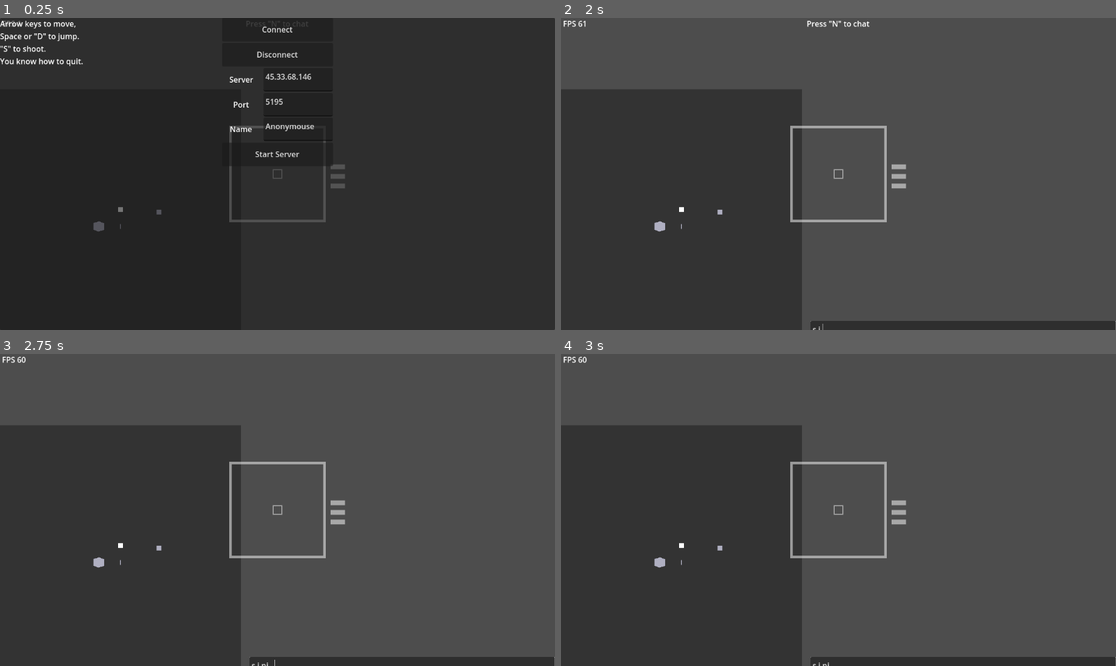
Above: before the commit, frames 1-4 (two rows, left to right).
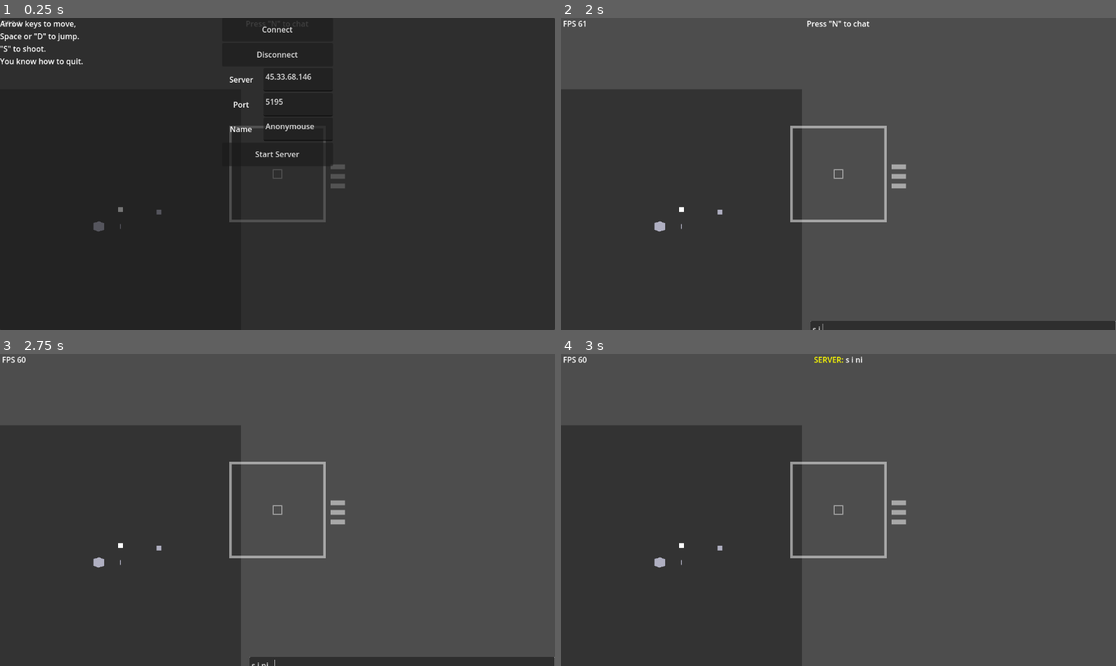
Above: after the commit, the same moments.

Repository: Gabooot/rebuild
Game: Godot game, scene res://game.tscn
Same seed, same stepped clock (60 frames per second), same inputs: the game is played once before the commit and once after it.
Inputs:
- Up to frame 1 (0.25 s): no input
- Up to frame 2 (2 s): click "Connect" at 0.5 s; tap N (toggle_all_chat) at 1.25 s; hold Right (turn_right) from 1.28 s (still down); tap S (shoot) at 1.35 s; tap Space (jump) at 1.52, 1.82 s; tap I (spawn) at 1.55 s
- Up to frame 3 (2.75 s): tap N (toggle_all_chat) at 2 s; release Right (turn_right) at 2.03 s; hold Down (move_backward) from 2.03 s (still down); tap I (spawn) at 2.1 s; tap Space (jump) at 2.27, 2.3, 2.57 s
- Up to frame 4 (3 s): tap Enter at 2.75 s; release Down (move_backward) at 2.78 s; hold Right (turn_right) from 2.78 s (still down); hold Space (jump) from 2.78 s (still down)

Frames 1-3 are identical in both runs. In frame 4, 1.7% of the frame differs, in the area x 44-100%, y 0-100%.
Error before the commit: Invalid access to property or key 'player_slot' on a base object of type 'null instance'. (res://input_field.gd:17)

Commit message:
Semi-functional now with messaging

Diff:
--- a/ENET.gd
+++ b/ENET.gd
@@ -22,18 +22,26 @@
 	var server = ENetMultiplayerPeer.new()
 	var err = server.create_server(port)
 	if err != 0:
+		print("Error: ", err)
 		return err
 	else:
 		multiplayer.set_multiplayer_peer(server)
 		multiplayer.peer_connected.connect(_on_client_connected)
 		multiplayer.peer_disconnected.connect(_on_client_disconnected)
-		return 0
+		base.player_disconnected.connect(_disconnect_client)
+		return OK
 
 func start_client(address : String, port : int) -> Error:
 	var client = ENetMultiplayerPeer.new()
 	var error = client.create_client(address, port)
 	multiplayer.set_multiplayer_peer(client)
 	return error
+
+func disconnect_client() -> void:
+	multiplayer.get_multiplayer_peer().disconnect_peer(0)
+	self.client_queue = []
+	self.current_patient = null
+	self.active_ids = []
 
 @rpc("reliable")
 func add_player(player_array : Array, tank_type : String) -> void:
@@ -44,7 +52,23 @@
 	self._add_client(id)
 
 func _on_client_disconnected(id):
+	rpc("_send_disconnect", id)
+
+@rpc("reliable", "any_peer")
+func _send_message_to_server(message : String) -> void:
+	if multiplayer.is_server():
+		self.rpc("_send_message_to_clients", message, multiplayer.get_remote_sender_id())
+
+@rpc("reliable")
+func _send_message_to_clients(message : String, sender : int) -> void:
+	base.emit_signal("message_received", message, sender)
+
+@rpc("reliable", "call_local")
+func _send_disconnect(id : int) -> void:
 	base.emit_signal("player_disconnected", id)
+
+func _disconnect_client(id : int) -> void:
+	active_ids.erase(id)
 
 func _add_client(id):
 	self.client_queue.append(id)
@@ -76,7 +100,7 @@
 		rpc_id(id, "add_player", player_array, "client")
 	rpc_id(player_array[0], "add_player", player_array, "player")
 	self.add_player(player_array, "server")
-	self.active_ids.append(player_array[1])
+	self.active_ids.append(player_array[0])
 
 @rpc("reliable")
 func sync_new_player(names : Dictionary, passkey : int) -> void:
--- a/Network.gd
+++ b/Network.gd
@@ -29,6 +29,16 @@
 	base.game_logic = base._game_loop
 	return error
 
+func disconnect_client() -> void:
+	%UDP.disconnect_client()
+	%ENET.disconnect_client()
+
+func send_message(message : String) -> void:
+	if multiplayer.is_server():
+		%ENET._send_message_to_clients(message, 0)
+	else:
+		%ENET.rpc_id(0, "_send_message_to_server", message)
+
 #Send unreliable updates (Array of OrderedInputs) via raw UDP.
 func send_updates(updates : Array[OrderedInput]) -> void:
 	#print("Sending updates", multiplayer.is_server())
--- a/UDP.gd
+++ b/UDP.gd
@@ -1,4 +1,6 @@
 extends Node
+
+@onready var base = get_node("/root/game")
 var client = null
 var server = null
 var polling_method : Callable = self._polling_off
@@ -30,10 +32,15 @@
 	print("Starting UDP client at ", address, " ", port)
 	polling_method = self.poll_client
 	input_method = self.send_inputs_to_server
-	var err = client.connect_to_host("127.0.0.1", 5194)
+	var err = client.connect_to_host(address, port)
 	client.put_var(passkey)
-	print("Client error: ", err)
+	#print("Client error: ", err)
 	return err
+
+func disconnect_client() -> void:
+	self.polling_method = self._polling_off
+	self.peers = []
+	client = null
 
 func start_server(port : int) -> Error:
 	server = UDPServer.new()
@@ -41,7 +48,8 @@
 	polling_method = self.poll_server
 	input_method = self.send_inputs_to_clients
 	var error = server.listen(port)
-	print("Server error: ", error)
+	#print("Server error: ", error)
+	base.player_disconnected.connect(_on_player_disconnected)
 	return error
 
 func initialize_new_clients() -> void:
@@ -54,7 +62,7 @@
 			var data = bytes_to_var(packet)
 			print("Received starting data: ", data)
 			if data == %ENET.current_patient[0]:
-				print("not sus")
+				print("New UDP client accepted")
 				%ENET.current_patient[2] = true
 				self.peers.append([peer, data])
 	else:
@@ -100,3 +108,9 @@
 
 func _polling_off() -> Array[OrderedInput]:
 	return []
+
+func _on_player_disconnected(id : int) -> void:
+	for i in range(len(self.peers)):
+		if peers[i][1] == id:
+			peers.pop_at(i)
+			return
--- a/base.gd
+++ b/base.gd
@@ -1,8 +1,9 @@
 extends Node3D
 
 signal tank_hit(shooter, target)
-signal message_received(message, sender)
+signal message_received(message : String, sender : int)
 signal player_added(id : int, player_name : String, type : String)
+signal player_disconnected(id : int)
 
 var player_dictionary := {}
 var game_logic : Callable = self._singleplayer_loop
@@ -16,9 +17,10 @@
 		print("starting server")
 
 	self.player_added.connect(_on_player_added)
+	self.player_disconnected.connect(_on_player_disconnected)
 
 # Called every frame. 'delta' is the elapsed time since the previous frame.
-func _process(_delta):
+func _physics_process(_delta):
 	game_logic.call()
 
 func spawn(location, id_number, environment="server"):
@@ -48,13 +50,9 @@
 	var new_inputs : Array[OrderedInput] = []
 
 	for update in updates:
-		if not multiplayer.is_server():
-			print("update received: ", bytes_to_var(update.to_byte_array()))
 		#print("Getting updates: ", updates)
 		var player = player_dictionary.get(update.id)
 		if player:
-			if not multiplayer.is_server():
-				print("Found player: ", player.tank)
 			player.tank.add_ordered_input(update)
 	#print("Player dictionary: ", self.player_dictionary, " ", multiplayer.is_server())
 
@@ -91,9 +89,20 @@
 			tank_tscn = preload("res://player.tscn")
 
 	new_tank = tank_tscn.instantiate()
-	#new_tank.change_global_position(self._spawn())
 	self.add_child(new_tank)
+	new_tank.change_global_position(self._spawn())
 	return new_tank
 
 func _spawn() -> Vector3:
 	return Vector3(10, 5, 10)
+
+func _on_player_disconnected(id : int) -> void:
+	self.player_dictionary[id].tank.queue_free()
+	self.player_dictionary.erase(id)
+
+func disconnect_client() -> void:
+	for player in self.player_dictionary.values():
+		player.tank.queue_free()
+	self.game_logic = self._singleplayer_loop
+	self.player_dictionary = {}
+	get_node("Network").disconnect_client()
--- a/bullet.gd
+++ b/bullet.gd
@@ -15,7 +15,8 @@
 	var RADAR_SCALE = get_node("/root/game").RADAR_SCALE
 	radar_icon.position = Vector2(self.global_position.x * RADAR_SCALE, self.global_position.z * RADAR_SCALE)
 	# I'm dumb and I can't figure out how to initialize bullet rotation correctly; so I hide it until it updates...
-	radar_icon.global_rotation = -1.570796
+	radar_icon.global_rotation = self.global_rotation.y
+	#print("Radar rotation: ", radar_icon.global_rotation, " Bullet rotation: ", self.global_rotation.y)
 	#radar_icon.visible = false
 	get_node("/root/game/radar/rotater/mover").add_child(radar_icon)
 
@@ -27,6 +28,7 @@
 	var collision = move_and_collide(velocity * delta)
 	if collision:
 		velocity = velocity.bounce(collision.get_normal())
+	self.look_at(self.global_position + self.velocity)
 
 func _exit():
 	radar_icon.queue_free()
--- a/chat_window.gd
+++ b/chat_window.gd
@@ -1,5 +1,6 @@
 extends RichTextLabel
 
+@onready var base = get_node("/root/game")
 var last_message_time = 0
 # Called when the node enters the scene tree for the first time.
 func _ready():
@@ -11,6 +12,11 @@
 		self.text = ""
 
 
-func _on_game_message_received(message, sender):
-	self.text = "[center]" + "[color=yellow]" + sender + ": [/color]" + message + "[center]"
+func _on_game_message_received(message : String, sender : int):
+	var sender_text := "Anonymouse"
+	if sender == 0:
+		sender_text = "SERVER"
+	elif (sender in base.player_dictionary.keys()):
+		sender_text = base.player_dictionary[sender].name
+	self.text = "[center]" + "[color=yellow]" + sender_text + ": [/color]" + message + "[center]"
 	last_message_time = Time.get_ticks_msec()
--- a/client_tank.gd
+++ b/client_tank.gd
@@ -9,20 +9,32 @@
 
 func _ready():
 	self._start_buffer()
+	self._add_radar_icon()
 
 func _physics_process(delta):
 	pass
 
 func _start_buffer() -> void:
-	self.buffer = InputBuffer.new(ServerInput.new(), buffer_length)
+	self.buffer = InputBuffer.new(ServerInput.new(), 1)
+
+func _add_radar_icon() -> void:
+	print("Adding radar icon")
+	var radar_icon = preload("res://radar_tank.tscn")
+	radar_icon = radar_icon.instantiate()
+	radar_icon.player = self
+	get_node("/root/game/radar/rotater/mover").add_child(radar_icon)
 
 func update_from_input(packet : OrderedInput=self.buffer.take()) -> Variant:
+	#print("packet: ", bytes_to_var(packet.to_byte_array()))
 	var old_transform = self.global_transform
 	var old_velocity = previous_input.velocity
 	self.previous_input = packet
 
 	if packet.shot_fired:
-		_add_local_bullet(Transform3D(Basis(packet.quat), packet.origin), packet.velocity, extrapolation_factor)
+		print("shooting locally")
+		self.shoot()
+		packet.shot_fired = false
+		#_add_local_bullet(Transform3D(Basis(packet.quat), packet.origin), packet.velocity, extrapolation_factor)
 
 	self._update_transform(packet)
 	self._interpolate(old_transform, self.global_transform, old_velocity)
@@ -63,5 +75,6 @@
 
 func _add_local_bullet(start_transform, start_velocity, shot_tick_diff : int):
 	var shot = self.shoot(start_transform, start_velocity)
-	for i in range((-shot_tick_diff) - 1):
-		shot.travel(PHYSICS_DELTA)
+	if shot:
+		for i in range((-shot_tick_diff) - 1):
+			shot.travel(PHYSICS_DELTA)
--- a/disconnect_button.gd
+++ b/disconnect_button.gd
@@ -12,4 +12,4 @@
 
 
 func _on_button_down():
-	get_node("/root/Network").disconnect_from_server()
+	get_node("/root/game").disconnect_client()
--- a/in_game_ui.gd
+++ b/in_game_ui.gd
@@ -3,7 +3,8 @@
 var config = ConfigFile.new()
 # Called when the node enters the scene tree for the first time.
 func _ready():
-	self.load_previous_session()
+	if not ("--server" in OS.get_cmdline_args()):
+		self.load_previous_session()
 
 func _process(delta):
 	pass
--- a/input_buffer.gd
+++ b/input_buffer.gd
@@ -17,11 +17,13 @@
 	else:
 		self.buffer.append(new_input)
 		self.buffer.sort_custom(func(a:OrderedInput, b:OrderedInput): return a.order > b.order)
+
 		if len(self.buffer) > self.max_length:
 			self._push_out_input()
 
+
 func _push_out_input() -> void:
-	self.buffer[1].shot_fired = (self.buffer[0].shot_fired or self.buffer[1].shot_fired)
+	self.buffer[-2].shot_fired = (self.buffer[-1].shot_fired or self.buffer[-2].shot_fired)
 	self.buffer.pop_back()
 
 
--- a/input_field.gd
+++ b/input_field.gd
@@ -14,7 +14,7 @@
 
 
 func send_message(message : String) -> void:
-	%ENETClient.rpc("send_message", message, %ENETClient.player_slot)
+	get_node("/root/game/Network").send_message(message)
 	self.text = ""
 	self.release_focus()
 	self.visible = false
--- a/player.gd
+++ b/player.gd
@@ -13,7 +13,11 @@
 var total = 1.0
 var tracker = 10000
 func _ready():
-	pass
+	self._connect_to_radar()
+
+func _connect_to_radar() -> void:
+	var radar = get_node("/root/game/radar/radar_player")
+	radar.player = %input_tracker
 
 func _physics_process(_delta):
 	if Time.get_ticks_msec() - tracker > 0:
@@ -49,6 +53,8 @@
 	%server_tracker.predict_transform()
 	%input_tracker.rotate_from_input(current_input)
 	%input_tracker.move_from_input(current_input)
+	if current_input.shot_fired:
+		%server_tracker.shoot()
 	self._determine_error()
 	get_node("input_tracker/first_person_camera").global_transform = %input_tracker.global_transform
 	return current_input
@@ -101,4 +107,4 @@
 	self.recent_server_data = [self.recent_server_data[-1]]
 
 func get_local_tick_diff(packet : OrderedInput) -> int:
-	return (self.input_stream[-1].order - packet.order) - 1
+	return -(self.input_stream[-1].order - packet.order)
--- a/player_input_buffer.gd
+++ b/player_input_buffer.gd
@@ -10,10 +10,11 @@
 	super(new_input)
 
 func _push_out_input() -> void:
-	var one = self.buffer[0]
-	var two = self.buffer[1]
+	#print("Nothing is happening here!!!!!")
+	var one = self.buffer[-1]
+	var two = self.buffer[-2]
 
-	two.jumped = (one.jumped or two.jumped)
+	#two.jumped = (one.jumped or two.jumped)
 	two.shot_fired = (one.shot_fired or two.shot_fired)
 
 	self.buffer.pop_back()
--- a/project.godot
+++ b/project.godot
@@ -14,6 +14,10 @@
 run/main_scene="res://game.tscn"
 config/features=PackedStringArray("4.2", "Forward Plus")
 config/icon="res://icon.svg"
+
+[display]
+
+window/size/mode=4
 
 [editor]
 
--- a/radar_bullet.gd
+++ b/radar_bullet.gd
@@ -3,9 +3,11 @@
 var radar_start = Vector2(250,230)
 var bullet = null
 var RADAR_SCALE
+
 # Called when the node enters the scene tree for the first time.
 func _ready():
 	RADAR_SCALE = get_node("/root/game").RADAR_SCALE
+	self.visible = false
 	#self.global_rotation = -0.4 * PI
 	#self.global_position = Vector2(0,-4)
 	pass
@@ -13,9 +15,14 @@
 
 # Called every frame. 'delta' is the elapsed time since the previous frame.
 func _process(_delta):
+	#TODO Why
+	if not is_instance_valid(bullet):
+		self.queue_free()
+
 	var next_position = Vector2(bullet.global_position.x * RADAR_SCALE, bullet.global_position.z * RADAR_SCALE)
 
 	if next_position != position:
+		self.visible = true
 		rotation = position.angle_to_point(next_position)
 		self.visible = true
 
--- a/radar_player.gd
+++ b/radar_player.gd
@@ -13,6 +13,6 @@
 
 # Called every frame. 'delta' is the elapsed time since the previous frame.
 func _process(delta):
-	if player:
+	if is_instance_valid(player):
 		self.twod_position = Vector2(player.global_position.x * RADAR_SCALE, player.global_position.z * RADAR_SCALE)
 		self.twod_rotation = player.global_rotation.y
--- a/server_tracker.gd
+++ b/server_tracker.gd
@@ -14,25 +14,28 @@
 	move_and_slide()
 
 	self.velocity = data.velocity
-	var ground_velocity = Vector2(self.velocity.x, self.velocity.z)
-	var absolute_speed = ground_velocity.length()
-	var direction = ground_velocity.angle_to(Vector2(self.global_transform.basis.z.x, self.global_transform.basis.z.z)) # (0.5 * PI)
-	#print("Direction: ", direction)
-	if abs(direction) < 0.001:
-		self.speed = absolute_speed * -1
-	else:
-		self.speed = absolute_speed
+	if self.is_on_floor():
+		var ground_velocity = Vector2(self.velocity.x, self.velocity.z)
+		var absolute_speed = ground_velocity.length()
+		var direction = ground_velocity.angle_to(Vector2(self.global_transform.basis.z.x, self.global_transform.basis.z.z)) # (0.5 * PI)
+		#print("Direction: ", direction)
+		if abs(direction) < 0.001:
+			self.speed = absolute_speed * -1
+		else:
+			self.speed = absolute_speed
 	#sqrt((data.velocity.x**2) + (data.velocity.z**2)) *\
 	#(float(data.velocity.angle_to(self.transform.basis.z) < (0.5 * PI)) * -1)
 	#print("Server angular: ", data.angular_velocity, " Current angular: ", self.angular_velocity)
 	self.angular_velocity = data.angular_velocity
 
 	var i = player.get_local_tick_diff(data)
-	while i < -1:
+	#print("packet order: ", data.order)
+	while i < 0:
+		var current_input = player.input_stream[i]
+		self.rotate_from_input(current_input)
+		self.move_from_input(current_input)
 		i += 1
-		var current_input = player.input_stream[i]
-		self.rotate_from_input(player.input_stream[i])
-		self.move_from_input(player.input_stream[i])
+
 
 func add_local_bullet(start_transform, start_velocity, shot_tick):
 	var timer = get_node_or_null("/root/game/HUD/scope/shot_counter")
--- a/tank.gd
+++ b/tank.gd
@@ -21,6 +21,8 @@
 var buffer = null
 var buffer_length = 4
 var shot_fired : bool = false
+# Below needs to be removed
+var order_shim : int = 0
 
 func _ready():
 	get_node("/root/game").tank_hit.connect(_tank_hit)
@@ -39,6 +41,7 @@
 	rotate_from_input(input)
 	move_from_input(input)
 	if input.shot_fired and (Time.get_ticks_msec() - shot_timers[0]) > reload_time_msec:
+		#print("server shooting")
 		self.shoot()
 		self.shot_fired = true
 		input.shot_fired = false
@@ -46,14 +49,17 @@
 		self.shot_fired = false
 
 	var server_update = _get_current_server_input()
-	server_update.order = input.order
+	#print("Server output: ", server_update.shot_fired)
+	server_update.order = input.order + order_shim
+	#order_shim += 1
 	return server_update
 
 func change_global_position(new_position : Vector3) -> void:
 	self.global_position = new_position
 
 func add_ordered_input(input : OrderedInput) -> void:
-	assert(input is PlayerInput, "Error: server tank provided with non-player input type")
+	#assert(input is PlayerInput, "Error: server tank provided with non-player input type")
+	self.order_shim = 0
 	self.buffer.add(input)
 
 func _get_current_server_input() -> ServerInput:
@@ -64,6 +70,8 @@
 	return ServerInput.new(quat, origin, self.velocity, self.angular_velocity, self.shot_fired)
 
 func get_speed_from_input(input : PlayerInput) -> float:
+	if not is_on_floor():
+		return self.speed
 	var new_speed = 0.0
 	if input.speed * MAX_SPEED > self.speed:
 		new_speed = min((self.speed + (acceleration * PHYSICS_DELTA)), input.speed * MAX_SPEED)
@@ -104,15 +112,19 @@
 	else:
 		self.rotate_object_local(Vector3.UP, self.angular_velocity * PHYSICS_DELTA)
 
-func shoot(start_transform=self.global_transform, start_velocity=self.velocity) -> Node3D:
-	self.shot_timers.pop_back()
-	self.shot_timers.append(Time.get_ticks_msec())
-	var bullet = preload("res://bullet.tscn")
-	var shot = bullet.instantiate()
-	shot.position = start_transform.origin - (start_transform.basis.z * 1.5)
-	shot.velocity = start_velocity + (-start_transform.basis.z * shot.SPEED)
-	get_parent().add_child(shot)
-	return shot
+func shoot(start_transform=self.global_transform, start_velocity=self.velocity):
+	if (Time.get_ticks_msec() - self.shot_timers[0]) > reload_time_msec:
+		#print("Shot times: ", self.shot_timers)
+		self.shot_timers.pop_front()
+		self.shot_timers.append(Time.get_ticks_msec())
+		var bullet = preload("res://bullet.tscn")
+		var shot = bullet.instantiate()
+		shot.position = start_transform.origin - (start_transform.basis.z * 1.5)
+		shot.velocity = start_velocity + (-start_transform.basis.z * shot.SPEED)
+		get_parent().add_child(shot)
+		return shot
+	else:
+		return null
 
 func _tank_hit(shooter, target):
 	#print(self.name)
